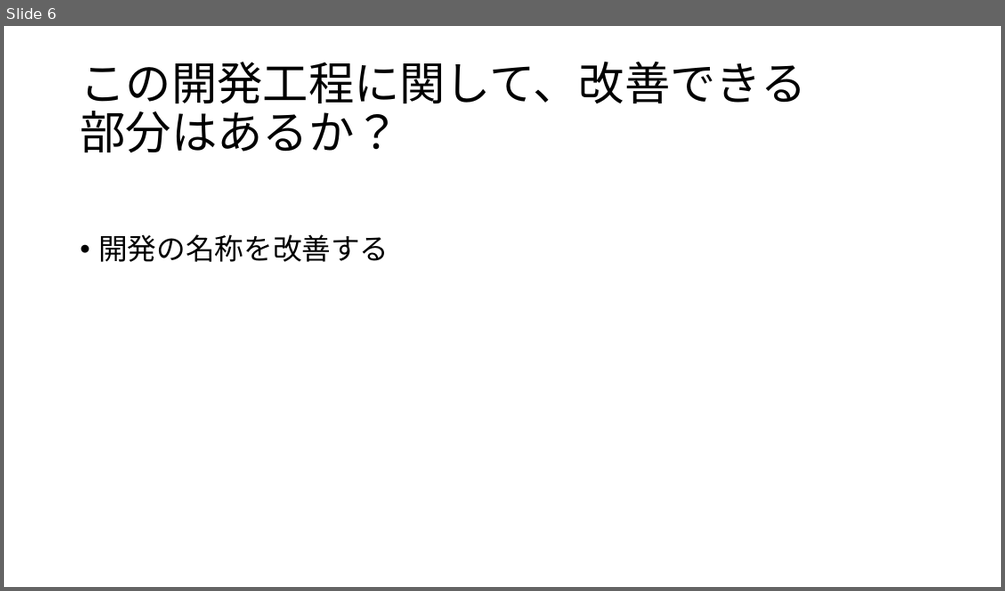
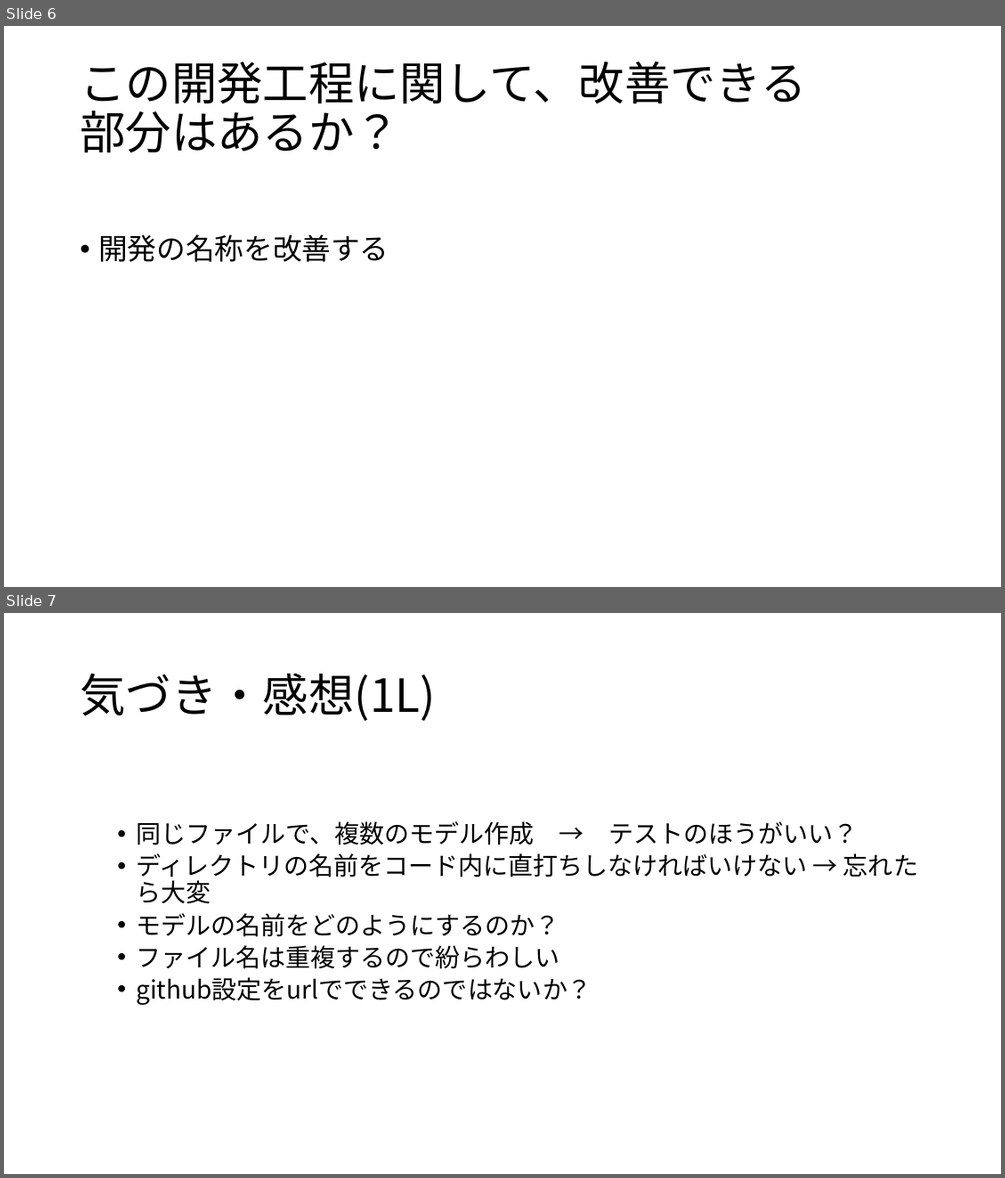
Before and after one commit to s1250103/Public_mori-lab, a slide deck: experiments/3L/Evaluate[3.pptx. Shown one above the other, each under a label of ours: slide 6 before the commit, slides 6 and 7 after it. The pictures are 1005x591 and 1005x1178 pixels, drawn with LibreOffice and Linux fonts; fonts in the diff are those of the drawing. Boxes give left, top, right and bottom in pixels: in the first picture for what was removed or moved away, otherwise in the second. Text is boxed around its words. In the diff, an @@ line names an element or a change of style, - is before the commit and + after.

```diff
--- a/experiments/3L/Evaluate[3.pptx
+++ b/experiments/3L/Evaluate[3.pptx
@@ slide 7 added at <box>4,613,1001,1174</box>, background #FFFFFF @@
@@ title added at <box>80,673,435,721</box>, 44 pt, text #000000 @@
+気づき・感想(1L)
@@ text added at <box>136,821,918,1005</box>, 24 pt, text #000000 @@
+  • 同じファイルで、複数のモデル作成 → テストのほうがいい？
+  • ディレクトリの名前をコード内に直打ちしなければいけない → 忘れたら大変
+  • モデルの名前をどのようにするのか？
+  • ファイル名は重複するので紛らわしい
+  • github設定をurlでできるのではないか？
```
Also in this commit, not shown: 1 slide changed, 1 other slide added, 5 other files.
